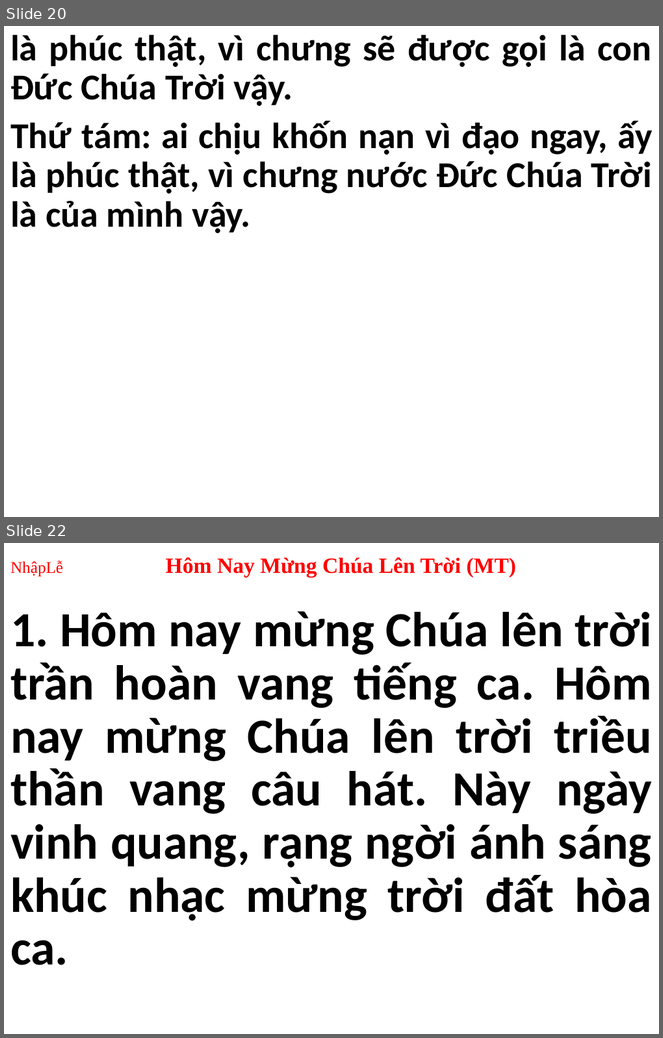
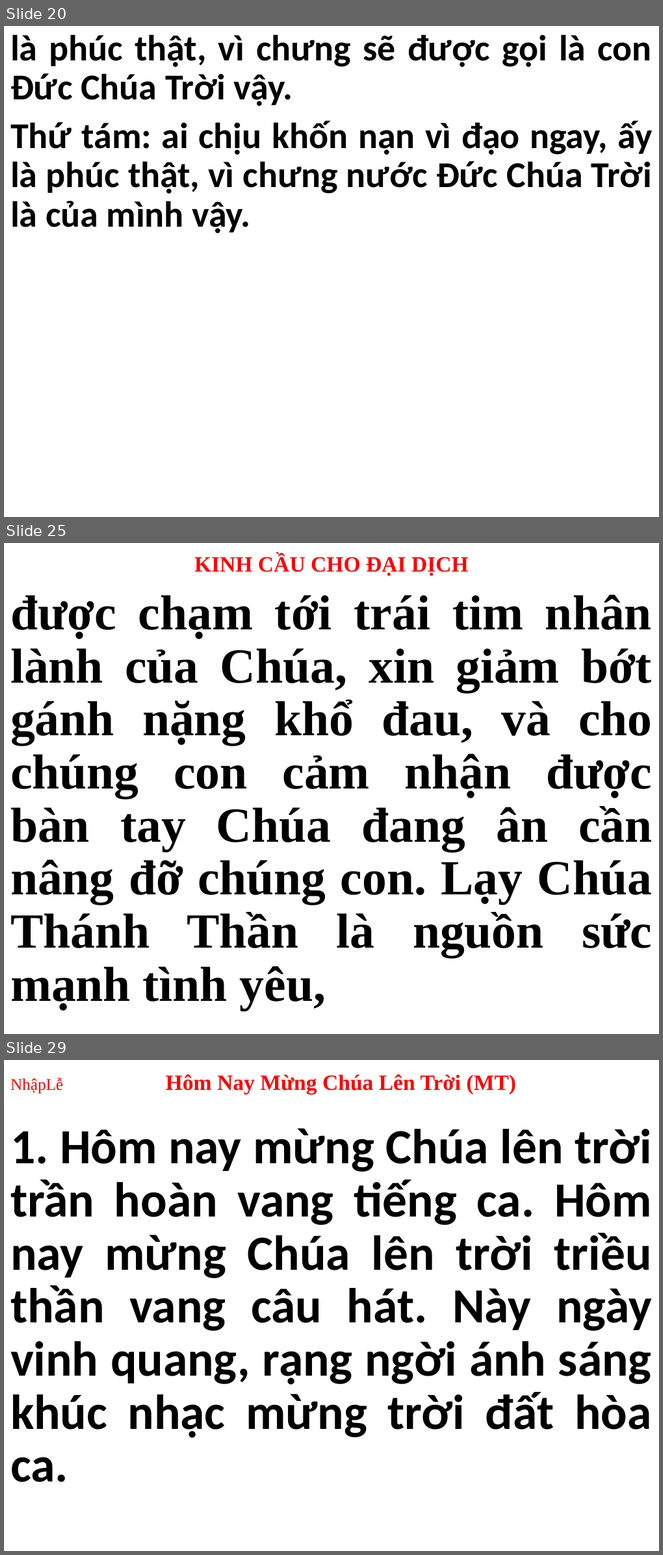
Before and after one commit to webfullstack99/usb-songs, a slide deck: CN.pptx. Shown one above the other, each under a label of ours: slides 20 and 22 before the commit, slides 20, 25 and 29 after it; the slides between them are not shown. The pictures are 663x1038 and 663x1555 pixels, drawn with LibreOffice and Linux fonts; fonts in the diff are those of the drawing. Boxes give left, top, right and bottom in pixels: in the first picture for what was removed or moved away, otherwise in the second. Text is boxed around its words. In the diff, an @@ line names an element or a change of style, - is before the commit and + after.

```diff
--- a/CN.pptx
+++ b/CN.pptx
@@ slide 25 added at (4, 543, 659, 1034), background #FFFFFF @@
@@ title added at (194, 554, 469, 575), 24 pt, text #FF0000, bold @@
+KINH CẦU CHO ĐẠI DỊCH
@@ subtitle added at (10, 594, 652, 1011), 54 pt, text #000000, bold @@
+được chạm tới trái tim nhân lành của Chúa, xin giảm bớt gánh nặng khổ đau, và cho chúng con cảm nhận được bàn tay Chúa đang ân cần nâng đỡ chúng con. Lạy Chúa Thánh Thần là nguồn sức mạnh tình yêu,
@@ what was slide 22 is now slide 29 @@
```
Also in this commit, not shown: 2 slides changed, 6 other slides added, 3 other files.
